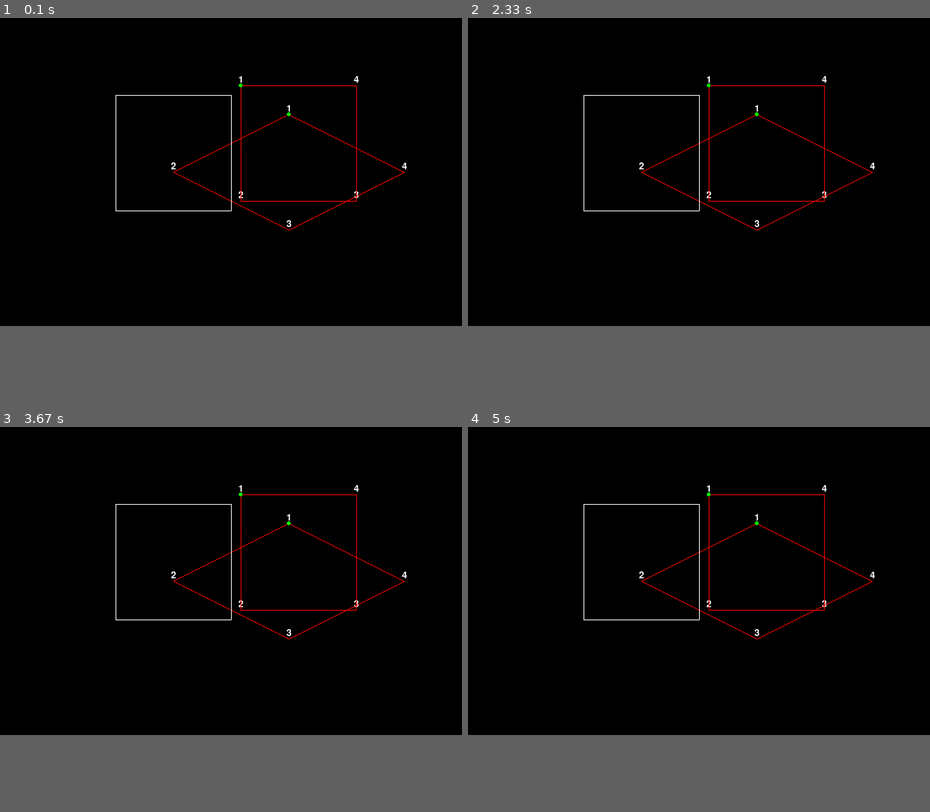
Above: before the commit, frames 1-4 (two rows, left to right).
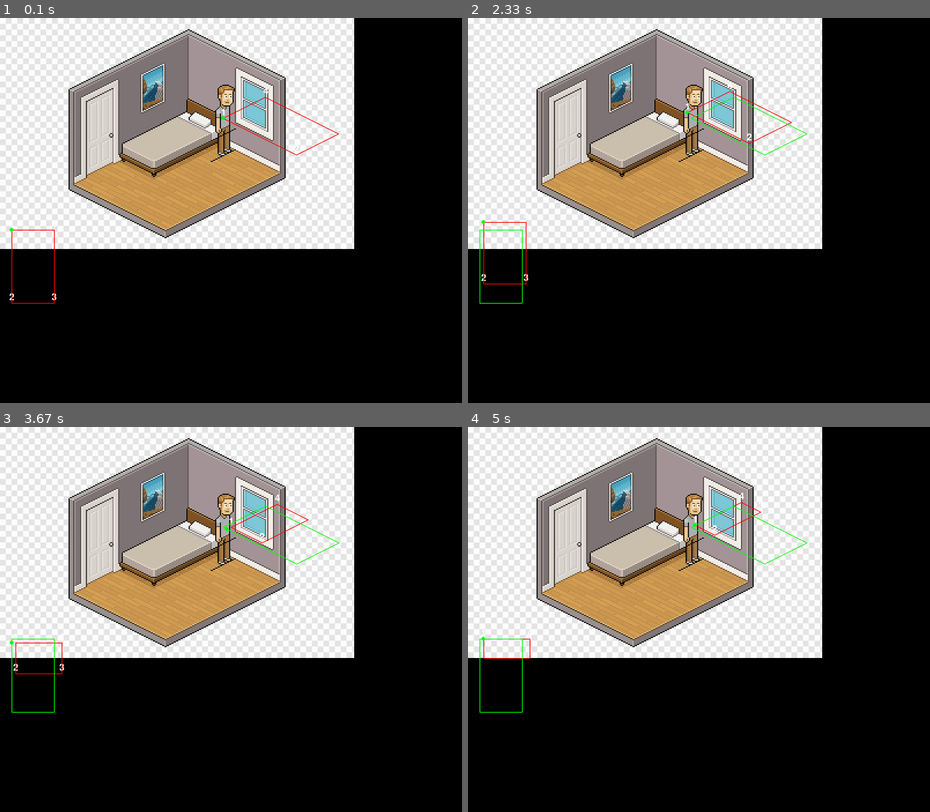
Above: after the commit, the same moments.

Repository: moises-dias/pygame-learning
Game: pygame game, started from generate_square_from_isometric.py
Two runs of this game, one before a commit and one after it. Both use one fixed random seed, a clock stepped at 60 frames per second and the inputs below.
Inputs:
- Up to frame 1 (0.1 s): no input
- Up to frame 2 (2.33 s): hold Right 0.33-0.8 s; hold N 0.83-1.13 s; hold Up 0.83-1.13 s; hold W 0.83-1.13 s; tap F at 0.9, 1.23, 1.57, 1.87, 2.07 s; tap E at 0.98, 2.15 s; hold Up 1.17-1.47 s; hold W 1.17-1.47 s; hold Right 1.5-1.97 s; hold D 1.5-1.97 s; hold Left from 2 s (still down); hold A from 2 s (still down)
- Up to frame 3 (3.67 s): tap F at 2.37, 2.63, 2.97, 3.3, 3.63 s; release Left at 2.53 s; release A at 2.53 s; hold Q 2.57-2.87 s; hold Down 2.57-2.87 s; hold S 2.57-2.87 s; hold M 2.9-3.2 s; hold Down 2.9-3.2 s; hold S 2.9-3.2 s; hold Down 3.23-3.53 s; hold S 3.23-3.53 s; tap E at 3.38 s; hold Left from 3.57 s (still down); hold A from 3.57 s (still down)
- Up to frame 4 (5 s): tap F at 3.93, 4.07, 4.47, 4.77 s; release Left at 3.97 s; release A at 3.97 s; hold Up 4-4.37 s; hold W 4-4.37 s; hold Right from 4.4 s (still down); hold D from 4.4 s (still down); tap E at 4.55 s
In our replay, the window is 900x600 before the commit and 900x750 after it. These sizes can differ from the game's own. Grey fills any space a smaller window leaves; there, only what the larger window draws over its background counts as a difference.

The runs differ from the first frame. In frame 1, 46% of the frame differs, in the area x 0-89%, y 0-75%; in frame 2, 46%; in frame 3, 46%; in frame 4, 46%.

Commit message:
finishing code to generate isometric coordinates

Diff:
--- a/generate_square_from_isometric.py
+++ b/generate_square_from_isometric.py
@@ -5,91 +5,160 @@
 pygame.init()
 
 SCREEN_WIDTH = 1200
-SCREEN_HEIGHT = 800
+SCREEN_HEIGHT = 1000
 
-# Create a Pygame window
 screen = pygame.display.set_mode((SCREEN_WIDTH, SCREEN_HEIGHT))
-pygame.display.set_caption("Unfilled Triangle Drawing")
-
-
-
-
-x1 = 300
-x2 = 600
-y1 = 200
-y2 = 500
-desired = [(x1, y1), (x1, y2), (x2, y2), (x2, y1)]
-
-
 clock = pygame.time.Clock()
+font = pygame.font.Font(None, 36)
+image = pygame.image.load("isometric_test.png")
+image_rect = image.get_rect()
 
 angle = math.radians(-45)
 sin_angle = math.sin(angle)
 cos_angle = math.cos(angle)
-
-# isometric_vertices = [(490, 285), (200, 430), (430, 545), (720, 400)]
-isometric_vertices = [(750.0, 250.0), (450.0, 400.0), (750.0, 550.0), (1050.0, 400.0)]
-isometric_point = (750.0, 250.0)
-
-x = isometric_point[0]*math.sqrt(2)
-y = isometric_point[1]*math.sqrt(2)
-square_point = (x/2 * cos_angle - y * sin_angle, x/2 * sin_angle + y * cos_angle)
-print(square_point)
+sqrt_2 = math.sqrt(2)
 
 
-square_vertices = []
-for x, y in isometric_vertices:
+x1 = 30
+x2 = 140
+y1 = 550
+y2 = 740
 
-    x = x*math.sqrt(2)
-    y = y*math.sqrt(2)
-    new_x = (x/2 * cos_angle - y * sin_angle)
-    new_y = (x/2 * sin_angle + y * cos_angle)
-    square_vertices.append((new_x, new_y))
+final_squares = []
+final_isometrics = []
+final_point_square = 0
+final_point_isometric = 0
 
-square_vertices = [(x,  y + 300) for x, y in square_vertices]
-square_point = (square_point[0],  square_point[1] + 300)
-print(square_vertices)
+square_vertices = [(x1, y1), (x1, y2), (x2, y2), (x2, y1)]
+isometric_vertices = []
+for x, y in square_vertices:
+    new_x = 2*(x * cos_angle - y * sin_angle)/sqrt_2
+    new_y = (x * sin_angle + y * cos_angle)/sqrt_2
+    isometric_vertices.append((new_x, new_y))
+
+square_point = square_vertices[0]
+x = square_point[0]
+y = square_point[1]
+new_x = 2*(x * cos_angle - y * sin_angle)/sqrt_2
+new_y = (x * sin_angle + y * cos_angle)/sqrt_2
+isometric_point = (new_x, new_y)
 
 
-
-
-font = pygame.font.Font(None, 36)
-
-# Main game loop
 running = True
 while running:
     for event in pygame.event.get():
         if event.type == pygame.QUIT:
             running = False
 
+        elif event.type == pygame.KEYDOWN:
+            if event.key == pygame.K_q:
+                x1 -= 10
+            elif event.key == pygame.K_w:
+                y1 -= 10
+            elif event.key == pygame.K_e:
+                x2 += 10
+            elif event.key == pygame.K_r:
+                y2 += 10
+            elif event.key == pygame.K_a:
+                x1 += 10
+            elif event.key == pygame.K_s:
+                y1 += 10
+            elif event.key == pygame.K_d:
+                x2 -= 10
+            elif event.key == pygame.K_f:
+                y2 -= 10
+            elif event.key == pygame.K_UP:
+                square_point = (square_point[0], square_point[1] - 10)
+            elif event.key == pygame.K_DOWN:
+                square_point = (square_point[0], square_point[1] + 10)
+            elif event.key == pygame.K_LEFT:
+                square_point = (square_point[0] - 10, square_point[1])
+            elif event.key == pygame.K_RIGHT:
+                square_point = (square_point[0] + 10, square_point[1])
+            elif event.key == pygame.K_n:
+                final_squares.append(square_vertices)
+                final_isometrics.append(isometric_vertices)
+                continue
+            elif event.key == pygame.K_b:
+                final_squares.pop()
+                final_isometrics.pop()
+                continue
+            elif event.key == pygame.K_m:
+                final_point_square = square_point
+                final_point_isometric = isometric_point
+                continue
 
-    # Clear the screen
-    screen.fill((0, 0, 0))  # Fill with black to clear the screen
+            square_vertices = [(x1, y1), (x1, y2), (x2, y2), (x2, y1)]
+            isometric_vertices = []
+            for x, y in square_vertices:
+                new_x = 2*(x * cos_angle - y * sin_angle)/sqrt_2
+                new_y = (x * sin_angle + y * cos_angle)/sqrt_2
+                isometric_vertices.append((round(new_x), round(new_y)))
 
-    # Draw the unfilled triangle
+            # square_point = square_vertices[0]
+            x = square_point[0]
+            y = square_point[1]
+            new_x = 2*(x * cos_angle - y * sin_angle)/sqrt_2
+            new_y = (x * sin_angle + y * cos_angle)/sqrt_2
+            isometric_point = (new_x, new_y)
+            print(square_vertices)
+
+
+    screen.fill((0, 0, 0))
+    screen.blit(image, image_rect)
+
+    for i, (x, y) in enumerate(isometric_vertices, start=1):
+        text_surface = font.render(str(i), True, (255, 255, 255))
+        text_rect = text_surface.get_rect(center=(x, y - 15))
+        screen.blit(text_surface, text_rect)
 
     for i, (x, y) in enumerate(square_vertices, start=1):
-        text_surface = font.render(str(i), True, (255, 255, 255))  # Render the vertex number
-        text_rect = text_surface.get_rect(center=(x, y - 15))  # Position the number above the vertex
-        screen.blit(text_surface, text_rect)
-
-    for i, (x, y) in enumerate(isometric_vertices, start=1):
-        text_surface = font.render(str(i), True, (255, 255, 255))  # Render the vertex number
-        text_rect = text_surface.get_rect(center=(x, y - 15))  # Position the number above the vertex
+        text_surface = font.render(str(i), True, (255, 255, 255))
+        text_rect = text_surface.get_rect(center=(x, y - 15))
         screen.blit(text_surface, text_rect)
 
 
     pygame.draw.polygon(screen, (255, 0, 0), isometric_vertices, 2)
     pygame.draw.polygon(screen, (255, 0, 0), square_vertices, 2)
-    pygame.draw.polygon(screen, (255, 255, 255), desired, 2)
-    pygame.draw.circle(screen, (0, 255, 0), isometric_point, 5)  # Red point at walker's position
-    pygame.draw.circle(screen, (0, 255, 0), square_point, 5)  # Red point at walker's position
+    pygame.draw.circle(screen, (0, 255, 0), isometric_point, 5)
+    pygame.draw.circle(screen, (0, 255, 0), square_point, 5)
 
-    # Update the display
+    for v in final_squares:
+        pygame.draw.polygon(screen, (0, 255, 0), v, 2)
+    for v in final_isometrics:
+        pygame.draw.polygon(screen, (0, 255, 0), v, 2)
+
+
     pygame.display.flip()
 
     clock.tick(60)
 
+
+# salvar aqui num txt
+
+file_path = "output.txt"
+
+# Open the file in write mode
+with open(file_path, "w") as file:
+
+    file.write("squares\n")
+    for item in final_squares:
+        file.write(str(item) + "\n")
+
+    file.write("\nisometrics\n")
+    for item in final_isometrics:
+        file.write(str(item) + "\n")
+
+    file.write("\nsquare_point\n")
+    file.write(str(final_point_square) + "\n")
+
+    file.write("\nisometric_point\n")
+    file.write(str(final_point_isometric) + "\n")
+
+# Confirmation message
+print(f"Content of the list saved to {file_path}")
+
+
 # Quit Pygame
 pygame.quit()
 sys.exit()
--- /dev/null
+++ b/output.txt
@@ -0,0 +1,15 @@
+squares
+[(-330, 530), (-330, 760), (-40, 760), (-40, 530)]
+[(-210, 530), (-210, 610), (-40, 610), (-40, 530)]
+[(-80, 610), (-80, 650), (-40, 650), (-40, 610)]
+
+isometrics
+[(200, 430), (430, 545), (720, 400), (490, 285)]
+[(320, 370), (400, 410), (570, 325), (490, 285)]
+[(530, 345), (570, 365), (610, 345), (570, 325)]
+
+square_point
+(-170, 700)
+
+isometric_point
+(530.0, 434.99999999999994)
